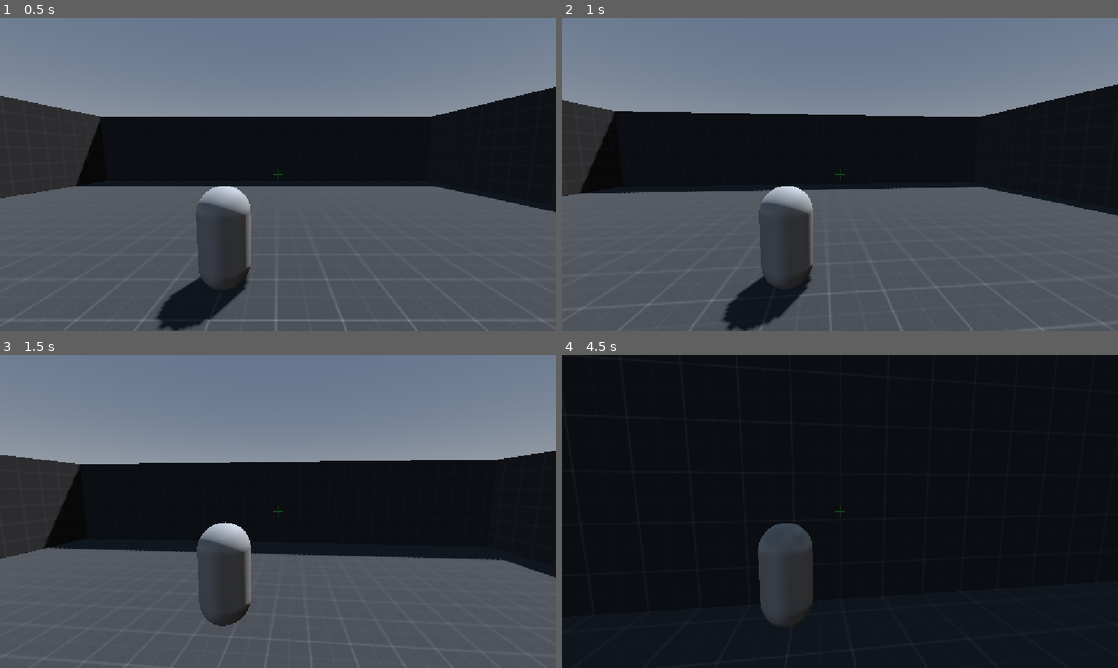
Above: before the commit, frames 1-4 (two rows, left to right).
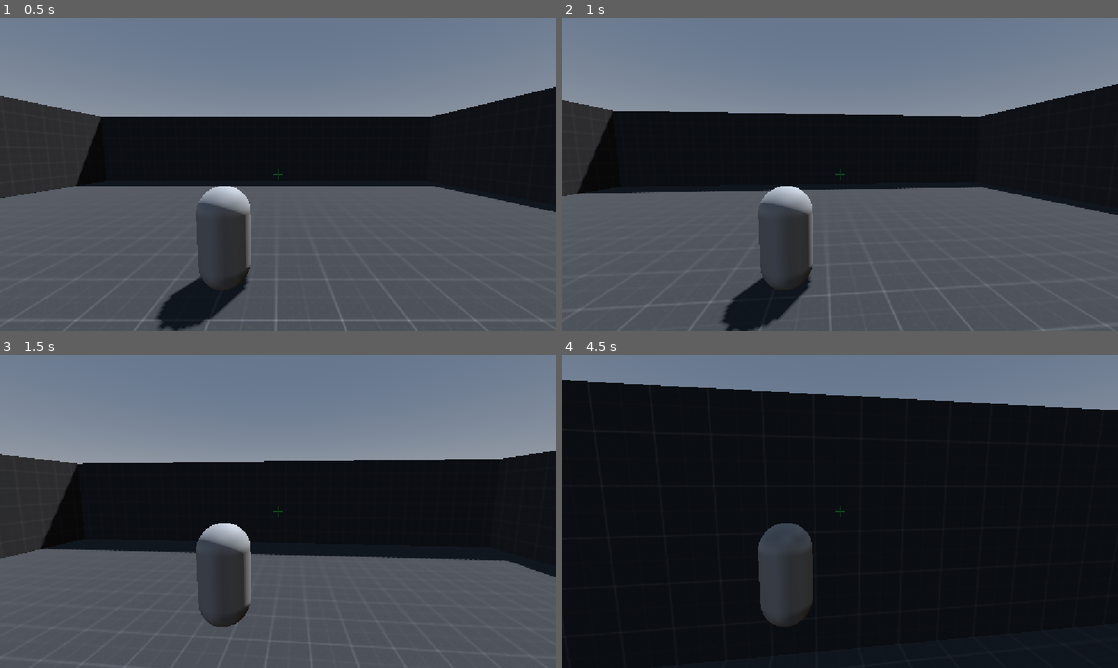
Above: after the commit, the same moments.

Repository: alavanzasp-code/IJStudio
Game: Godot game, scene res://Test Area (World)/test_area.tscn
The game is run twice, just before and just after one commit, with the same random seed, the same clock (stepped at 60 frames per second) and the same inputs.
Inputs (mouse positions are in pixels of both pictures, inside the frame that each line leads up to):
- Up to frame 1 (0.5 s): no input
- Up to frame 2 (1 s): tap Enter at 0.5 s; move the mouse to (867, 174) at 0.52 s; hold W (up) from 0.53 s (still down); tap F (grapple) at 0.6 s; click (867, 174) at 0.67 s; tap Space (jump) at 0.77 s; tap Ctrl (slide) at 0.8 s
- Up to frame 3 (1.5 s): keep holding W (up); tap Space (jump) at 1.07 s; move the mouse to (250, 511) at 1.27 s; tap Ctrl (slide) at 1.35 s; click (250, 511) at 1.42 s
- Up to frame 4 (4.5 s): tap Space (jump) at 1.52, 1.55, 1.82, 2.1, 3.02, 3.32, 3.77, 3.8, 4.07 s; move the mouse to (851, 505) at 2.02 s; click (851, 505) at 2.17 s; tap F (grapple) at 2.3, 2.85 s; move the mouse to (834, 517) at 2.77 s; click (834, 517) at 2.92 s; tap Ctrl (slide) at 3.05, 3.6 s; move the mouse to (878, 514) at 3.52 s; click (878, 514) at 3.67 s; tap Escape (ui_cancel) at 4.15 s; move the mouse to (673, 464) at 4.27 s; release W (up) at 4.28 s; hold A (left) from 4.28 s (still down); tap Shift (sprint) at 4.35 s; click (673, 464) at 4.42 s

Frame 1 is identical in both runs. In frame 2, 0.4% of the frame differs, in the area x 0-100%, y 21-100%; in frame 3, 0.6%; in frame 4, 13%, in the area x 0-100%, y 0-96%.

Commit message:
fix for main

Diff:
--- a/Assets/PNG/Dark/camera.gd
+++ /dev/null
@@ -1,33 +0,0 @@
-extends Node3D
-
-@export var character: CharacterBody3D
-
-var camera_rotation: Vector2 = Vector2.ZERO
-var mouse_sensitivity: float = 0.001
-var max_y_rotation: float = 1.2
-
-# Called when the node enters the scene tree for the first time.
-func _ready() -> void:
-	Input.set_mouse_mode(Input.MOUSE_MODE_CAPTURED)
-
-func _input(event: InputEvent) -> void:
-	if event.is_action_pressed("ui_cancel"):
-		if Input.get_mouse_mode() == Input.MOUSE_MODE_CAPTURED:
-			Input.set_mouse_mode(Input.MOUSE_MODE_VISIBLE)
-		else:
-			Input.set_mouse_mode(Input.MOUSE_MODE_CAPTURED)
-
-	if event is InputEventMouseMotion:
-		var mouse_event: Vector2 = event.screen_relative * mouse_sensitivity
-		camera_look(mouse_event)
-
-func camera_look(mouse_movement: Vector2) -> void:
-	camera_rotation += mouse_movement
-
-	transform.basis = Basis()
-	character.transform.basis = Basis()
-
-	character.rotate_object_local(Vector3(0,1,0), -camera_rotation.x)
-	rotate_object_local(Vector3(1,0,0), -camera_rotation.y)
-
-	camera_rotation.y = clamp(camera_rotation.y, -max_y_rotation, max_y_rotation)
--- a/Assets/PNG/Dark/player.gd
+++ /dev/null
@@ -1,26 +0,0 @@
-extends CharacterBody3D
-
-const SPEED: float = 5.0
-const JUMP_VELOCITY: float = 4.5
-
-func _physics_process(delta: float) -> void:
-	# Add the gravity.
-	if not is_on_floor():
-		velocity += get_gravity() * delta
-
-	# Handle jump.
-	if Input.is_action_just_pressed("jump") and is_on_floor():
-		velocity.y = JUMP_VELOCITY
-
-	# Get the input direction and handle the movement/deceleration.
-	# As good practice, you should replace UI actions with custom gameplay actions.
-	var input_dir := Input.get_vector("left", "right", "up", "down")
-	var direction := (transform.basis * Vector3(input_dir.x, 0, input_dir.y)).normalized()
-	if direction:
-		velocity.x = direction.x * SPEED
-		velocity.z = direction.z * SPEED
-	else:
-		velocity.x = move_toward(velocity.x, 0, SPEED)
-		velocity.z = move_toward(velocity.z, 0, SPEED)
-
-	move_and_slide()
--- a/Assets/PNG/Dark/player.tscn
+++ /dev/null
@@ -1,26 +0,0 @@
-[gd_scene format=3 uid="uid://dg2neh0k6unwg"]
-
-[ext_resource type="Script" path="res://Player/player.gd" id="1_i15hw"]
-[ext_resource type="Script" path="res://Player/camera.gd" id="2_v7nck"]
-
-[sub_resource type="CapsuleShape3D" id="CapsuleShape3D_4ama0"]
-radius = 0.8
-
-[sub_resource type="CapsuleMesh" id="CapsuleMesh_ikioi"]
-
-[node name="Player" type="CharacterBody3D"]
-script = ExtResource("1_i15hw")
-
-[node name="CollisionShape3D" type="CollisionShape3D" parent="."]
-shape = SubResource("CapsuleShape3D_4ama0")
-
-[node name="MeshInstance3D" type="MeshInstance3D" parent="."]
-mesh = SubResource("CapsuleMesh_ikioi")
-
-[node name="Camera" type="Node3D" parent="." node_paths=PackedStringArray("character")]
-transform = Transform3D(1, 0, 0, 0, 1, 0, 0, 0, 1, 0, 0.7, 0)
-script = ExtResource("2_v7nck")
-character = NodePath("..")
-
-[node name="Camera3D" type="Camera3D" parent="Camera"]
-transform = Transform3D(1, 0, 0, 0, 1, 3.7253e-09, 0, -3.7253e-09, 1, 0.5, 0, 1.5)
--- a/Assets/PNG/Dark/world.tscn
+++ /dev/null
@@ -1,43 +0,0 @@
-[gd_scene format=3 uid="uid://rhh72dro7u7r"]
-
-[ext_resource type="Material" uid="uid://bfgjhd3bpyw1u" path="res://Assets/kenney_prototype-textures/prototype_texture_dark.tres" id="1_3gnae"]
-[ext_resource type="PackedScene" uid="uid://dg2neh0k6unwg" path="res://Player/player.tscn" id="2_3u2v3"]
-
-[sub_resource type="ProceduralSkyMaterial" id="ProceduralSkyMaterial_t8ubl"]
-sky_horizon_color = Color(0.64625, 0.65575, 0.67075, 1)
-ground_horizon_color = Color(0.64625, 0.65575, 0.67075, 1)
-
-[sub_resource type="Sky" id="Sky_n5xho"]
-sky_material = SubResource("ProceduralSkyMaterial_t8ubl")
-
-[sub_resource type="Environment" id="Environment_0oect"]
-background_mode = 2
-sky = SubResource("Sky_n5xho")
-tonemap_mode = 2
-glow_enabled = true
-
-[node name="World" type="Node3D"]
-
-[node name="WorldEnvironment" type="WorldEnvironment" parent="."]
-environment = SubResource("Environment_0oect")
-
-[node name="DirectionalLight3D" type="DirectionalLight3D" parent="."]
-transform = Transform3D(-0.866025, -0.433013, 0.25, 0, 0.5, 0.866025, -0.5, 0.75, -0.433013, 0, 0, 0)
-shadow_enabled = true
-
-[node name="CSGCombiner3D" type="CSGCombiner3D" parent="."]
-use_collision = true
-
-[node name="CSGBox3D" type="CSGBox3D" parent="CSGCombiner3D"]
-transform = Transform3D(1, 0, 0, 0, 1, 0, 0, 0, 1, 0, 2.4977, 0)
-size = Vector3(35, 5.095, 35)
-material = ExtResource("1_3gnae")
-
-[node name="CSGBox3D2" type="CSGBox3D" parent="CSGCombiner3D"]
-transform = Transform3D(1, 0, 0, 0, 1, 0, 0, 0, 1, 0, 3.03589, 0)
-operation = 2
-size = Vector3(29, 5.97178, 29)
-material = ExtResource("1_3gnae")
-
-[node name="Player" parent="." instance=ExtResource("2_3u2v3")]
-transform = Transform3D(1, 0, 0, 0, 1, 0, 0, 0, 1, 0, 1.25882, 0)
--- a/Character (Player Test Sub)/player_(test).gd
+++ b/Character (Player Test Sub)/player_(test).gd
@@ -12,6 +12,8 @@
 @export var grapple_duration := 1.4
 @export var grapple_accel := 30.0
 @export var grapple_cancel_distance := 1.0
+@export var grapple_cooldown := 0.4
+@export_range(0.0, 1.0, 0.01) var max_grapple_slope := 0.4
 
 var is_sliding := false
 var slide_timer := 5
@@ -20,14 +22,17 @@
 var is_grappled := false
 var grapple_timer := 0.0
 var grapple_target := Vector3.ZERO
+var _grapple_cooldown_timer := 0.0
 
 @onready var camera_settings := $"Camera Settings"
 @onready var crosshair: TextureRect = $UI/Crosshair
 
 func _physics_process(delta):
+	_grapple_cooldown_timer = maxf(0.0, _grapple_cooldown_timer - delta)
+
 	# Update crosshair — show green when a valid grapple target is in range
 	if not is_grappled:
-		crosshair.set_valid_target(not raycast_grapple().is_empty())
+		crosshair.set_valid_target(is_grapplable(raycast_grapple()))
 
 	if is_grappled:
 		update_grapple(delta)
@@ -110,9 +115,16 @@
 	return get_world_3d().direct_space_state.intersect_ray(query)
 
 
+func is_grapplable(hit: Dictionary) -> bool:
+	return not hit.is_empty() and hit.normal.dot(Vector3.UP) < max_grapple_slope
+
+
 func try_start_grapple() -> bool:
+	if _grapple_cooldown_timer > 0.0:
+		return false
+
 	var hit := raycast_grapple()
-	if hit.is_empty():
+	if not is_grapplable(hit):
 		return false
 
 	is_grappled = true
@@ -121,6 +133,7 @@
 	is_sliding = false
 	velocity.x *= 0.2
 	velocity.z *= 0.2
+	camera_settings.set_grappling(true)
 	camera_settings.add_shake(0.12)
 	return true
 
@@ -133,8 +146,12 @@
 		return
 
 	var pull_point := global_position + Vector3(0, 0.6, 0)
-	if grapple_timer <= 0.0 or pull_point.distance_to(grapple_target) <= grapple_cancel_distance:
+	if grapple_timer <= 0.0:
 		end_grapple()
+		return
+
+	if pull_point.distance_to(grapple_target) <= grapple_cancel_distance:
+		end_grapple(true)
 		return
 
 	# Pull the player toward the anchor point
@@ -147,8 +164,17 @@
 	camera_settings.add_shake(speed * 0.002 * clampf(dist / 15.0, 0.0, 1.0))
 
 
-func end_grapple() -> void:
+func end_grapple(damp_velocity := false) -> void:
 	is_grappled = false
+	_grapple_cooldown_timer = grapple_cooldown
+	camera_settings.set_grappling(false)
+
+	if damp_velocity:
+		# Landing damp — bleed off the incoming pull so we don't slam the wall
+		velocity.x *= 0.35
+		velocity.z *= 0.35
+		velocity.y *= 0.4
+		camera_settings.add_shake(0.05)
 
 
 func start_slide():
--- a/Character (Player Test Sub)/player_(test).tscn
+++ /dev/null
@@ -1,17 +0,0 @@
-[gd_scene format=3 uid="uid://c6e2is4itdolr"]
-
-[sub_resource type="CapsuleShape3D" id="CapsuleShape3D_mltf8"]
-
-[sub_resource type="CapsuleMesh" id="CapsuleMesh_mltf8"]
-
-[node name="Player (Test)" type="CharacterBody3D" unique_id=1302519365]
-
-[node name="CollisionShape3D" type="CollisionShape3D" parent="." unique_id=857204942]
-transform = Transform3D(1, 0, 0, 0, 1, 0, 0, 0, 1, 0, 0.118676186, 0)
-shape = SubResource("CapsuleShape3D_mltf8")
-
-[node name="Camera3D" type="Camera3D" parent="." unique_id=1097398870]
-transform = Transform3D(1, 0, 0, 0, 0.9947028, 0.10279253, 0, -0.10279253, 0.9947028, 1.5, 1.5, 4)
-
-[node name="MeshInstance3D" type="MeshInstance3D" parent="." unique_id=394142981]
-mesh = SubResource("CapsuleMesh_mltf8")
--- a/Test Area (World)/camera_settings.gd
+++ b/Test Area (World)/camera_settings.gd
@@ -14,6 +14,7 @@
 var view_is_left := false
 var view_tween: Tween
 var _shake_offset := Vector2.ZERO
+var _is_grappling := false
 
 
 func _ready() -> void:
@@ -37,10 +38,16 @@
 	if not character:
 		return
 
-	var speed := Vector3(character.velocity.x, 0, character.velocity.z).length()
-	var normalized := clampf(speed / 30.0, 0.0, 1.0)
-	var target_fov := lerpf(base_fov, max_fov, normalized * normalized)
+	var target_fov := base_fov
+	if _is_grappling:
+		var speed := Vector3(character.velocity.x, 0, character.velocity.z).length()
+		var normalized := clampf(speed / 30.0, 0.0, 1.0)
+		target_fov = lerpf(base_fov, max_fov, normalized * normalized)
 	camera_3d.fov = lerpf(camera_3d.fov, target_fov, fov_lerp_speed * delta)
+
+
+func set_grappling(active: bool) -> void:
+	_is_grappling = active
 
 
 func add_shake(intensity: float) -> void:
Not shown, removed: Assets/PNG/Dark/camera.gd.uid
Not shown, removed: Assets/PNG/Dark/player.gd.uid
Not shown: 1 places in Character (Player Test Sub)/grapple_rope.tscn that only renumber resources
